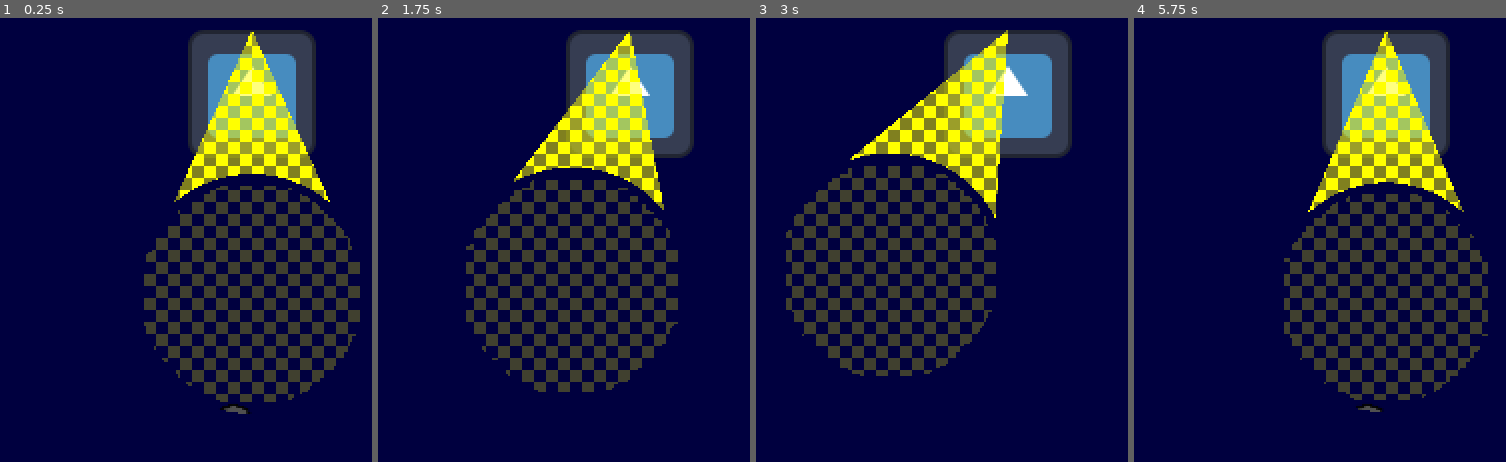
Above: before the commit, frames 1-4 (left to right).
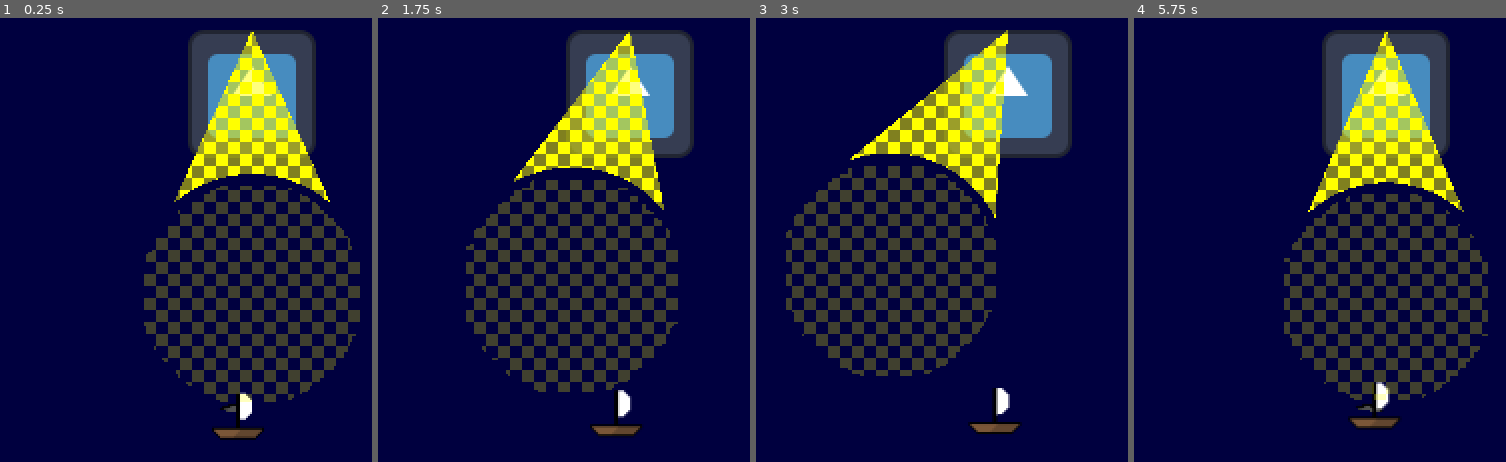
Above: after the commit, the same moments.

Repository: hammy275/lighthouse-operator
Game: Godot game, scene res://Scenes/game.tscn
Same seed, same stepped clock (60 frames per second), same inputs: the game is played once before the commit and once after it. The engine's default icon, where the game draws it, is replaced by a stand-in: a white triangle on a blue panel in a dark square.
Inputs:
- Up to frame 1 (0.25 s): no input
- Up to frame 2 (1.75 s): tap Enter at 0.5 s; hold Right (move_right) 0.53-1.28 s; hold Down (move_down) from 1.28 s (still down)
- Up to frame 3 (3 s): tap Space at 2 s; release Down (move_down) at 2.03 s; hold Right (move_right) 2.03-2.78 s; hold Up (move_up) from 2.78 s (still down)
- Up to frame 4 (5.75 s): release Up (move_up) at 3.53 s; hold Left (move_left) 3.53-5.03 s; hold Down (move_down) from 5.03 s (still down)

The runs differ from the first frame. In frame 1, 0.6% of the frame differs, in the area x 56-71%, y 84-96%; in frame 2, 0.6%; in frame 3, 0.6%; in frame 4, 0.7%, in the area x 57-72%, y 81-93%.

Commit message:
Ship AI and Shining on Rock Gameplay

Diff:
--- a/Scenes/game.tscn
+++ b/Scenes/game.tscn
@@ -3,6 +3,7 @@
 [ext_resource type="PackedScene" uid="uid://c1loicnfuquuq" path="res://Scenes/lighthouse.tscn" id="1_ebmjs"]
 [ext_resource type="Script" uid="uid://b8byusgy5dq6h" path="res://Scripts/game.gd" id="1_qxrlw"]
 [ext_resource type="PackedScene" uid="uid://d0rbdkjm5pldx" path="res://Scenes/rock.tscn" id="3_wrm1d"]
+[ext_resource type="PackedScene" uid="uid://cqwfi0p3efb32" path="res://Scenes/ship.tscn" id="4_3dryh"]
 
 [node name="Game" type="Node2D" unique_id=1516169995]
 script = ExtResource("1_qxrlw")
@@ -53,5 +54,11 @@
 position = Vector2(-607, -385)
 placement = 4
 
+[node name="Ships" type="Node2D" parent="." unique_id=838387477]
+position = Vector2(0, -8)
+
+[node name="TestShip" parent="Ships" unique_id=1582279788 instance=ExtResource("4_3dryh")]
+position = Vector2(353, 530)
+
 [node name="Lighthouse" parent="." unique_id=1137881333 instance=ExtResource("1_ebmjs")]
 position = Vector2(360, 360)
--- a/Scenes/lighthouse.tscn
+++ b/Scenes/lighthouse.tscn
@@ -4,6 +4,9 @@
 [ext_resource type="Texture2D" uid="uid://dwbwfhu34byfj" path="res://icon.svg" id="1_yevh3"]
 [ext_resource type="Shader" uid="uid://pdft08h0j2vg" path="res://Shaders/dither.gdshader" id="3_vdw5v"]
 [ext_resource type="Shader" uid="uid://dkqoigsdwa2ih" path="res://Shaders/light_path.gdshader" id="4_ejxau"]
+
+[sub_resource type="RectangleShape2D" id="RectangleShape2D_g4v7s"]
+size = Vector2(66, 67)
 
 [sub_resource type="ShaderMaterial" id="ShaderMaterial_yf5fn"]
 shader = ExtResource("4_ejxau")
@@ -30,8 +33,14 @@
 fill = 1
 fill_from = Vector2(0.5, 0.5)
 
-[node name="Lighthouse" type="Node2D" unique_id=1137881333]
+[node name="Lighthouse" type="Area2D" unique_id=428206831]
+collision_layer = 2
+collision_mask = 0
 script = ExtResource("1_3v32o")
+
+[node name="Collision" type="CollisionShape2D" parent="." unique_id=1579102352]
+position = Vector2(0, -0.5)
+shape = SubResource("RectangleShape2D_g4v7s")
 
 [node name="Sprite" type="Sprite2D" parent="." unique_id=1310792525]
 scale = Vector2(0.5, 0.5)
@@ -42,6 +51,8 @@
 color = Color(1, 1, 0, 1)
 
 [node name="Light" type="Area2D" parent="." unique_id=779316359]
+collision_layer = 8
+collision_mask = 8
 
 [node name="LightCircleShape" type="CollisionShape2D" parent="Light" unique_id=943682256]
 shape = SubResource("CircleShape2D_g4v7s")
@@ -54,3 +65,6 @@
 offset_right = 48.0
 offset_bottom = 48.0
 texture = SubResource("GradientTexture2D_3v32o")
+
+[connection signal="area_entered" from="Light" to="." method="_on_light_area_entered"]
+[connection signal="area_exited" from="Light" to="." method="_on_light_area_exited"]
--- a/Scenes/rock.tscn
+++ b/Scenes/rock.tscn
@@ -4,9 +4,8 @@
 [ext_resource type="Texture2D" uid="uid://jroesntoypvs" path="res://Images/Rock/Rock1.png" id="1_lgx4v"]
 [ext_resource type="Shader" uid="uid://b1sd5bvcea3hx" path="res://Shaders/rock.gdshader" id="2_vd8au"]
 
-[sub_resource type="CapsuleShape2D" id="CapsuleShape2D_uq4ll"]
-radius = 11.0
-height = 36.0
+[sub_resource type="RectangleShape2D" id="RectangleShape2D_vd8au"]
+size = Vector2(20, 35)
 
 [sub_resource type="RectangleShape2D" id="RectangleShape2D_800pl"]
 size = Vector2(63, 25)
@@ -17,11 +16,13 @@
 shader_parameter/radius_squared = 0.0
 
 [node name="Rock" type="Area2D" unique_id=1938764703]
+collision_layer = 9
+collision_mask = 8
 script = ExtResource("1_5mkji")
 
 [node name="SmallRockCollision" type="CollisionShape2D" parent="." unique_id=256707300]
-position = Vector2(-1, 1)
-shape = SubResource("CapsuleShape2D_uq4ll")
+position = Vector2(-1, 0.5)
+shape = SubResource("RectangleShape2D_vd8au")
 
 [node name="BigRockCollision" type="CollisionShape2D" parent="." unique_id=1739228332]
 position = Vector2(0.5, 4.5)
--- /dev/null
+++ b/Scenes/ship.tscn
@@ -0,0 +1,36 @@
+[gd_scene format=3 uid="uid://cqwfi0p3efb32"]
+
+[ext_resource type="Script" uid="uid://dxvusj8vfn7pb" path="res://Scripts/ship.gd" id="1_4qyt1"]
+[ext_resource type="Texture2D" uid="uid://bgeoebnqkoi15" path="res://Images/Boat/Boat1.png" id="1_78pfh"]
+
+[sub_resource type="RectangleShape2D" id="RectangleShape2D_4qyt1"]
+size = Vector2(30, 28)
+
+[sub_resource type="Curve2D" id="Curve2D_4lamp"]
+
+[node name="Ship" type="Area2D" unique_id=1279541785]
+collision_layer = 4
+collision_mask = 0
+script = ExtResource("1_4qyt1")
+
+[node name="ShipArea" type="CollisionShape2D" parent="." unique_id=1455084833]
+position = Vector2(0, -1)
+shape = SubResource("RectangleShape2D_4qyt1")
+
+[node name="Sprite" type="Sprite2D" parent="." unique_id=509288599]
+position = Vector2(0, -3)
+texture = ExtResource("1_78pfh")
+
+[node name="Path2D" type="Path2D" parent="." unique_id=1092900364]
+curve = SubResource("Curve2D_4lamp")
+
+[node name="PathFollow2D" type="PathFollow2D" parent="Path2D" unique_id=473672141]
+
+[node name="AlwaysDodgeRay" type="RayCast2D" parent="." unique_id=591703107]
+collision_mask = 6
+collide_with_areas = true
+collide_with_bodies = false
+
+[node name="RockRay" type="RayCast2D" parent="." unique_id=409688089]
+collide_with_areas = true
+collide_with_bodies = false
--- a/Scripts/game.gd
+++ b/Scripts/game.gd
@@ -12,23 +12,28 @@
 const MAX_RANDOM_OUT: int = 330
 ## Maximum number of attempts to place a rock
 const MAX_PLACEMENT_ATTEMPTS: int = 20
+## The width and height of each "tile" in the A* search used for building ship paths. Must divide into the viewport height.
+const SEARCH_SIZE: int = 8
 
 
 # Called when the node enters the scene tree for the first time.
 func _ready() -> void:
-	place_rocks.call_deferred()
-
+	self.build_game.call_deferred()
 
 # Called every frame. 'delta' is the elapsed time since the previous frame.
 func _process(delta: float) -> void:
 	pass
 
 
+## Build the game state for playing. Only needs to be called once to play.
+func build_game():
+	self.place_rocks()
+
+
+## Places rocks in the water.
 func place_rocks() -> void:
 	var viewport_center: Vector2 = Vector2(get_viewport().size.x / 2, get_viewport().size.y / 2)
-	var rocks: Array[Rock]
-	rocks.assign($Rocks.get_children())
-	for rock: Rock in rocks:
+	for rock: Rock in self.get_rocks():
 		if rock.placement == rock.Placement.RANDOM:
 			for i in range(MAX_PLACEMENT_ATTEMPTS):
 				var vec = Vector2.RIGHT.rotated(randf_range(0, PI / 2.0)) * randi_range(MIN_RANDOM_OUT, MAX_RANDOM_OUT)
@@ -59,9 +64,22 @@
 					break
 
 
-
 func is_nearby_other_rocks(rock: Rock):
-	for other: Rock in $Rocks.get_children() as Array[Rock]:
+	for other: Rock in self.get_rocks():
 		if rock != other and rock.position.distance_squared_to(other.position) < MIN_ROCK_DISTANCE_SQUARED:
 			return true
 	return false
+
+func point_in_obstacle(point: Vector2):
+	if 320 < point.x and point.x < 400 and 320 < point.y and point.y < 400:
+		return true
+	for rock in self.get_rocks():
+		if rock.get_collision_rect().has_point(point):
+			return true
+	return false
+
+
+func get_rocks() -> Array[Rock]:
+	var rocks: Array[Rock]
+	rocks.assign($Rocks.get_children())
+	return rocks
--- a/Scripts/lighthouse.gd
+++ b/Scripts/lighthouse.gd
@@ -108,3 +108,13 @@
 func get_light_radius_squared() -> float:
 	var radius = get_light_radius()
 	return radius * radius
+
+
+func _on_light_area_entered(other: Area2D) -> void:
+	if other is Rock:
+		(other as Rock).in_light = true
+
+
+func _on_light_area_exited(other: Area2D) -> void:
+	if other is Rock:
+		(other as Rock).in_light = false
--- a/Scripts/rock.gd
+++ b/Scripts/rock.gd
@@ -27,6 +27,13 @@
 @onready
 var rock_shader: ShaderMaterial = $Sprite.material as ShaderMaterial
 
+## Whether the collision rectangle has been built yet.
+var built_collision_rect: bool = false
+## The collision rectangle for this rock.
+var collision_rect: Rect2
+## Whether this rock is currently in light.
+var in_light: bool = false
+
 # Called when the node enters the scene tree for the first time.
 func _ready() -> void:
 	# Randomly roll a rock type
@@ -36,8 +43,11 @@
 	# Remove collision not corresponding to rock type
 	var to_remove: Array[Node] = []
 	for child: Node in get_children():
-		if child is CollisionShape2D and child.name != collision_name:
-			to_remove.append(child)
+		if child is CollisionShape2D:
+			if child.name == collision_name:
+				self.collision_rect = child.shape.get_rect()
+			else:
+				to_remove.append(child)
 	for child: Node in to_remove:
 		remove_child(child)
 
@@ -52,3 +62,12 @@
 	# Update rock shader based on lighthouse info.
 	rock_shader.set_shader_parameter("circle_center", Global.lighthouse.get_light_center())
 	rock_shader.set_shader_parameter("radius_squared", Global.lighthouse.get_light_radius_squared())
+	queue_redraw()
+
+## Get the collision rectangle for this rock in world space.
+func get_collision_rect() -> Rect2:
+	if not self.built_collision_rect:
+		# Need to translate from local space to world space.
+		self.collision_rect = Rect2(self.position.x, self.position.y, self.collision_rect.size.x, self.collision_rect.size.y)
+		self.built_collision_rect = true
+	return self.collision_rect
--- /dev/null
+++ b/Scripts/ship.gd
@@ -0,0 +1,76 @@
+class_name Ship extends Area2D
+
+## Distance ahead to look for always dodge obstacles.
+const OBSTACLE_SEARCH_DISTANCE: int = 400
+## Distance ahead that rocks are counted as being seen.
+const ROCK_VIEW_DISTANCE: int = 200
+## Speed of the ship in pixels per second.
+const SPEED: float = 720.0 / 60.0
+## Rotation speed in radians.
+const ROTATION_SPEED: float = PI / 32
+
+## Velocity of the ship.
+var velocity: Vector2 = Vector2.UP
+var crashed: bool = false
+
+# Called when the node enters the scene tree for the first time.
+func _ready() -> void:
+	pass
+
+
+# Called every frame. 'delta' is the elapsed time since the previous frame.
+func _process(delta: float) -> void:
+	if self.crashed:
+		return
+	# Far ahead prediction of collision with objects
+	$AlwaysDodgeRay.target_position = self.velocity.normalized() * OBSTACLE_SEARCH_DISTANCE
+	$RockRay.target_position = self.velocity.normalized() * ROCK_VIEW_DISTANCE
+	var collide_target: CollisionObject2D = get_collide_target()
+	if collide_target != null:
+		# Rotate both directions, "move forward", and see which is farther from the obstacle center.
+		var collision: Vector2 = collide_target.position
+		var new_velocity_a: Vector2 = velocity.rotated(ROTATION_SPEED * delta)
+		var new_velocity_b: Vector2 = velocity.rotated(ROTATION_SPEED * delta)
+
+		var new_pos_a: Vector2 = self.position + new_velocity_a
+		var new_pos_b: Vector2 = self.position + new_velocity_b
+		if new_pos_a.distance_squared_to(collision) < new_pos_b.distance_squared_to(collision):
+			self.velocity = new_velocity_a
+		else:
+			self.velocity = new_velocity_b
+
+	# Move based on velocity
+	self.position += self.velocity * delta
+
+	# Check if our position (rather than our entire collision area to be nice and to make ray code easier) is in the obstacle
+	for area: Area2D in self.get_overlapping_areas():
+		var collision: CollisionShape2D = self.get_collision_of_area(area)
+		if collision.shape.get_rect().has_point(self.position):
+			self.crashed = true
+
+## Get the nearest target that the ship can collide with.
+func get_collide_target() -> CollisionObject2D:
+	var always_dodge_target = $AlwaysDodgeRay.get_collider()
+	var rock_target = $RockRay.get_collider()
+	if rock_target != null:
+		var rock: Rock = rock_target as Rock
+		if not rock.in_light:
+			rock_target = null
+	if always_dodge_target != null and rock_target != null:
+		if self.position.distance_squared_to($AlwaysDodgeRay.get_collision_point()) < self.position.distance_squared_to($RockRay.get_collision_point()):
+			return always_dodge_target as CollisionObject2D
+		else:
+			return rock_target as CollisionObject2D
+	elif always_dodge_target != null:
+		return always_dodge_target as CollisionObject2D
+	elif rock_target != null:
+		return rock_target as Rock
+	else:
+		return null
+
+## Get collision for an area. Area must use exactly one CollisionShape2D
+func get_collision_of_area(area: Area2D) -> CollisionShape2D:
+	for child in area.get_children():
+		if child is CollisionShape2D:
+			return child
+	return null  # Unreachable if all areas uphold the doc mentioned above
--- a/project.godot
+++ b/project.godot
@@ -61,6 +61,13 @@
 ]
 }
 
+[layer_names]
+
+2d_physics/layer_1="rocks"
+2d_physics/layer_2="lighthouse"
+2d_physics/layer_3="ships"
+2d_physics/layer_4="rock light collision"
+
 [physics]
 
 3d/physics_engine="Jolt Physics"
Not shown, added: Scripts/ship.gd.uid
